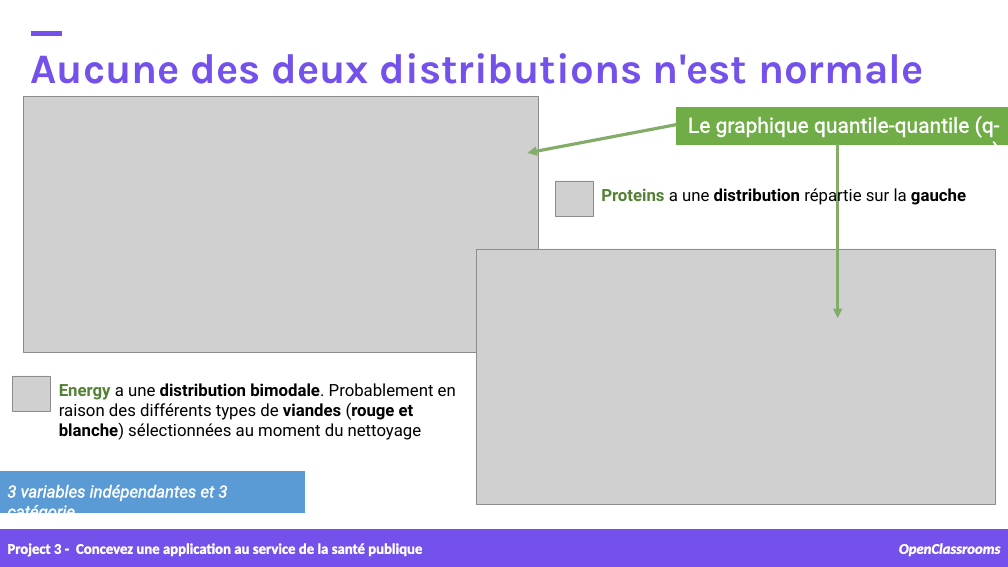
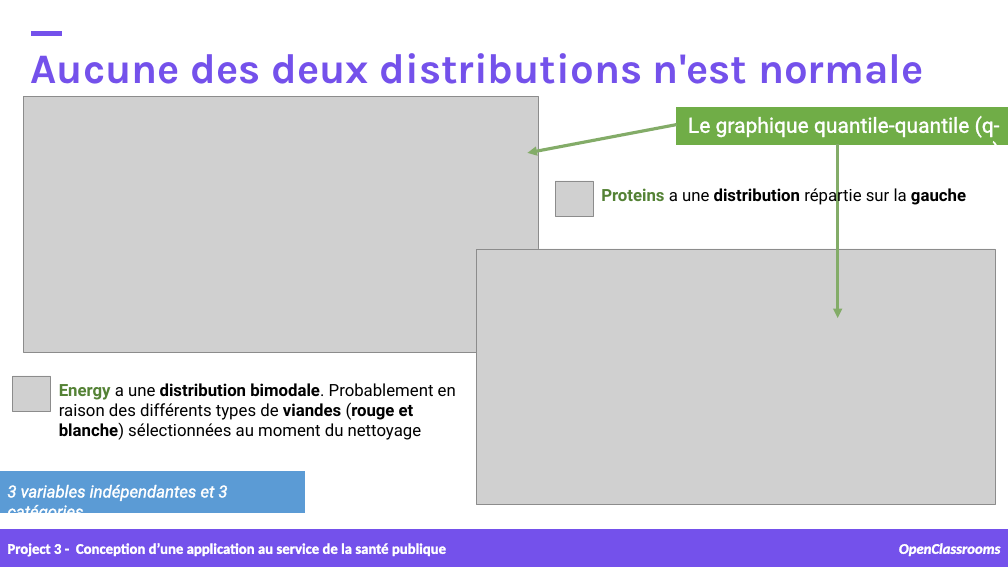
Before and after one commit to samirhinojosa/OC-P3-design-application-public-health, a slide deck: slide 26 of supports/P3_02_presentation v1.pptx (slide 25 before the commit). Drawn at 1008x567 pixels with LibreOffice and Linux fonts; fonts in the diff are those of the drawing; grey boxes stand for pictures; background and template pictures are left out. Boxes give left, top, right and bottom in pixels: in the first picture for what was removed or moved away, otherwise in the second. Text is boxed around its words. In the diff, an @@ line names an element or a change of style, - is before the commit and + after.

```diff
--- a/supports/P3_02_presentation v1.pptx
+++ b/supports/P3_02_presentation v1.pptx
@@ text at [7,485,227,513]: text changed @@
-3 variables indépendantes et 3 catégorie
+3 variables indépendantes et 3 catégories
@@ text at [7,543,446,557]: text changed @@
-Project 3 - Concevez une application au service de la santé publique
+Project 3 - Conception d’une application au service de la santé publique
```
Also in this commit, not shown: 33 other slides changed, 1 slide added, 22 other files.
